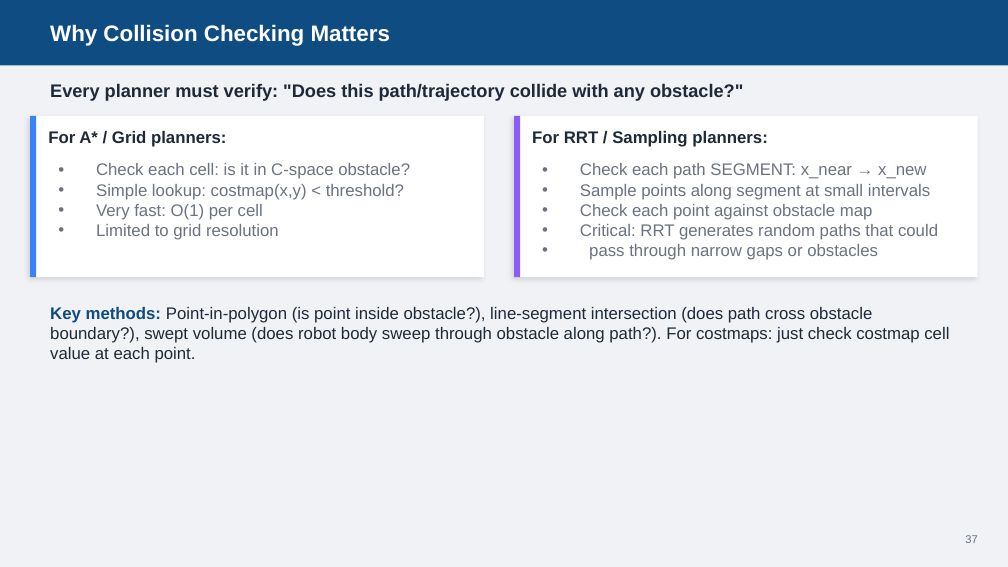
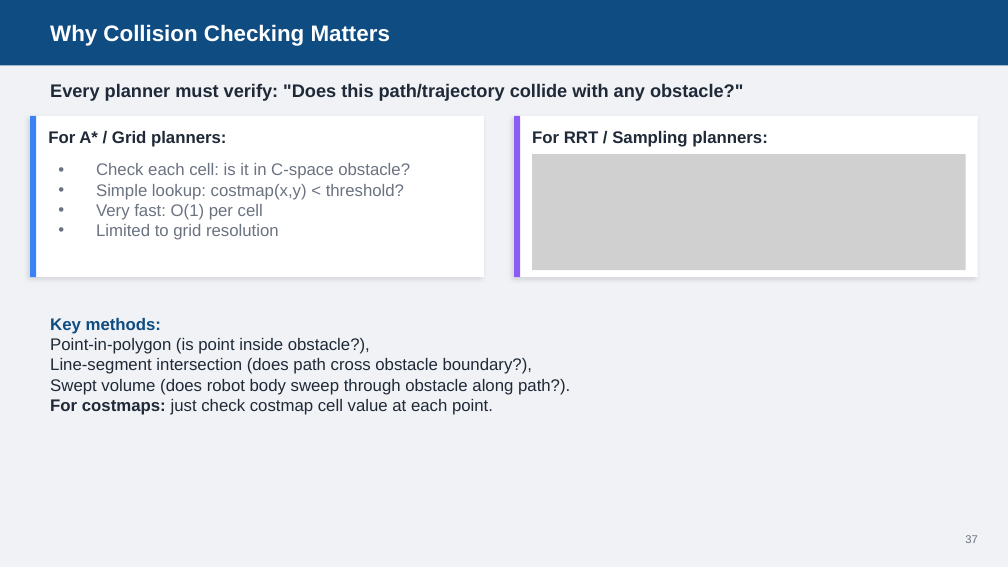
Before and after one commit to AbbadiAhmad/mobile_robots_course, a slide deck: slide 37 of Slides/Mod09/MOD009-Planning.pptx. Drawn at 1008x567 pixels with LibreOffice and Linux fonts; fonts in the diff are those of the drawing; grey boxes stand for pictures. Boxes give left, top, right and bottom in pixels: in the first picture for what was removed or moved away, otherwise in the second. Text is boxed around its words. In the diff, an @@ line names an element or a change of style, - is before the commit and + after.

```diff
--- a/Slides/Mod09/MOD009-Planning.pptx
+++ b/Slides/Mod09/MOD009-Planning.pptx
@@ picture added at [532, 154, 966, 270] @@
@@ text removed at [580, 163, 938, 260] @@
-• Check each path SEGMENT: x_near → x_new
-• Sample points along segment at small intervals
-• Check each point against obstacle map
-• Critical: RRT generates random paths that could
-• pass through narrow gaps or obstacles
@@ text at [50, 318, 570, 415]: text changed @@
-Key methods: Point-in-polygon (is point inside obstacle?), line-segment intersection (does path cross obstacle boundary?), swept volume (does robot body sweep through obstacle along path?). For costmaps: just check costmap cell value at each point.
+Key methods:
+Point-in-polygon (is point inside obstacle?),
+Line-segment intersection (does path cross obstacle boundary?),
+Swept volume (does robot body sweep through obstacle along path?).
+For costmaps: just check costmap cell value at each point.
```
Also in this commit, not shown: 13 other slides changed, 3 other files.
